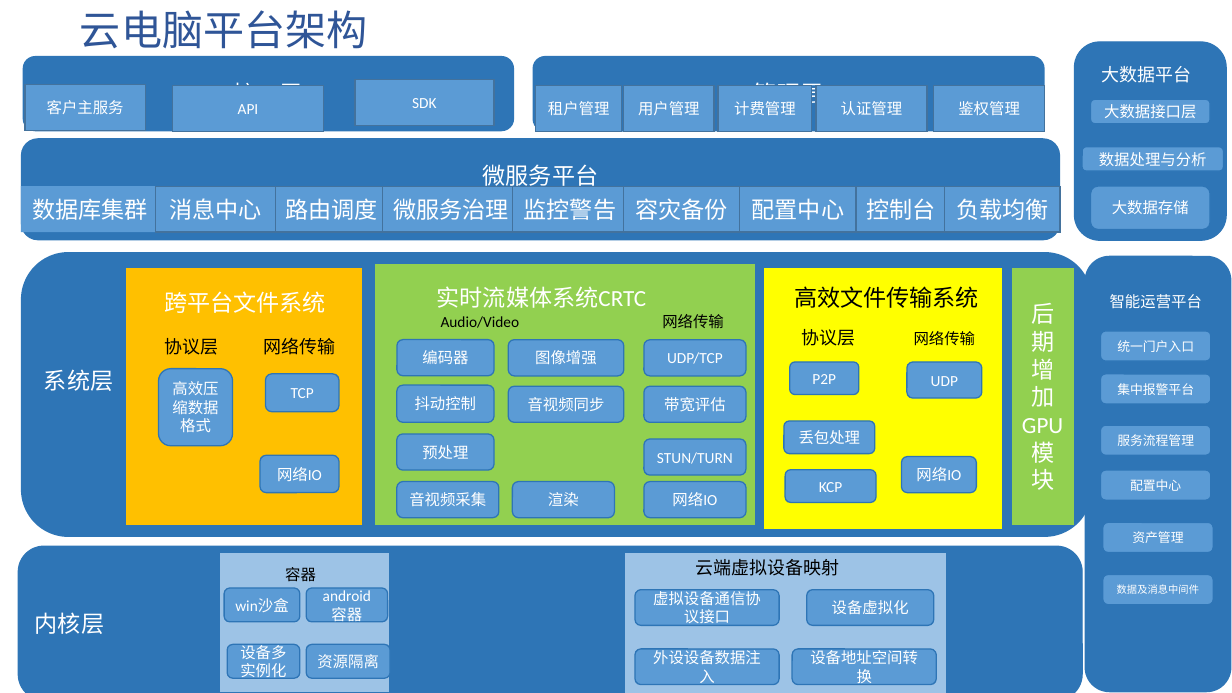
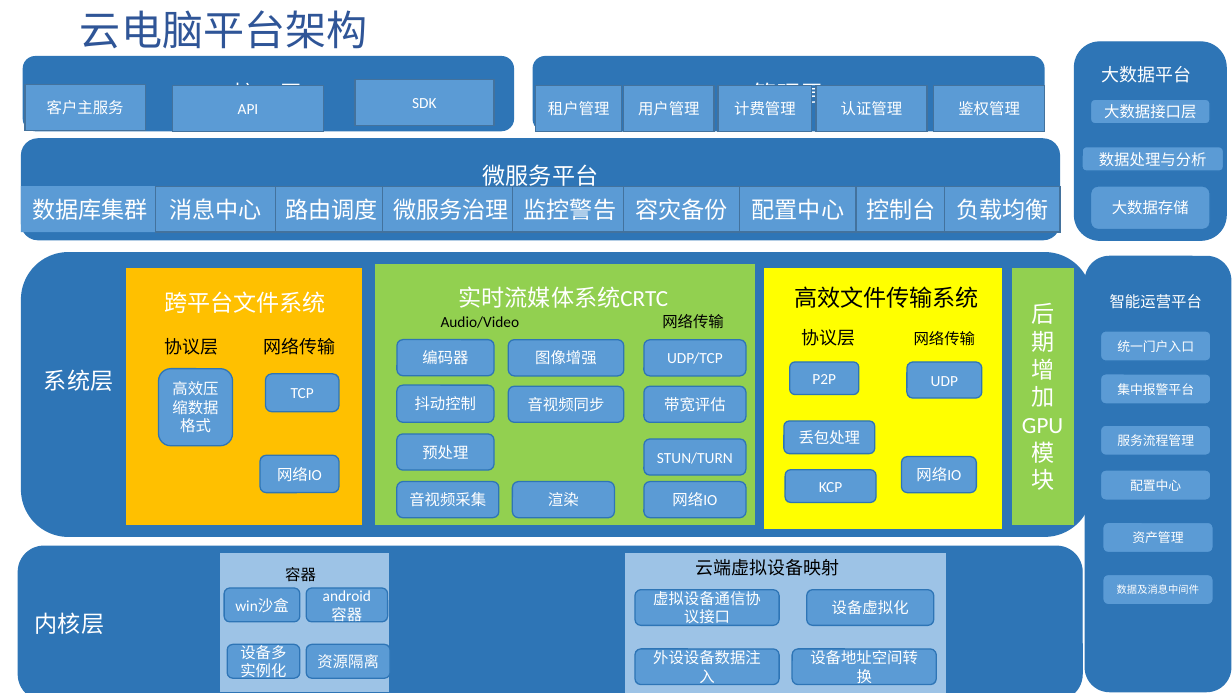
Before and after one commit to chensongpoixs/PoixsDesk, a slide deck: slide 2 of 云电脑平台架构.pptx. Drawn at 1232x693 pixels with LibreOffice and Linux fonts; fonts in the diff are those of the drawing. Boxes give left, top, right and bottom in pixels: in the first picture for what was removed or moved away, otherwise in the second. Text is boxed around its words. In the diff, an @@ line names an element or a change of style, - is before the commit and + after.

```diff
--- a/云电脑平台架构.pptx
+++ b/云电脑平台架构.pptx
@@ text "实时流媒体系统CRTC": place and size @@
-text "实时流媒体系统CRTC" at (437,286,646,308)
+text "实时流媒体系统CRTC" at (459,286,668,308)
```
Also in this commit, not shown: 1 slide added, 5 other files.
